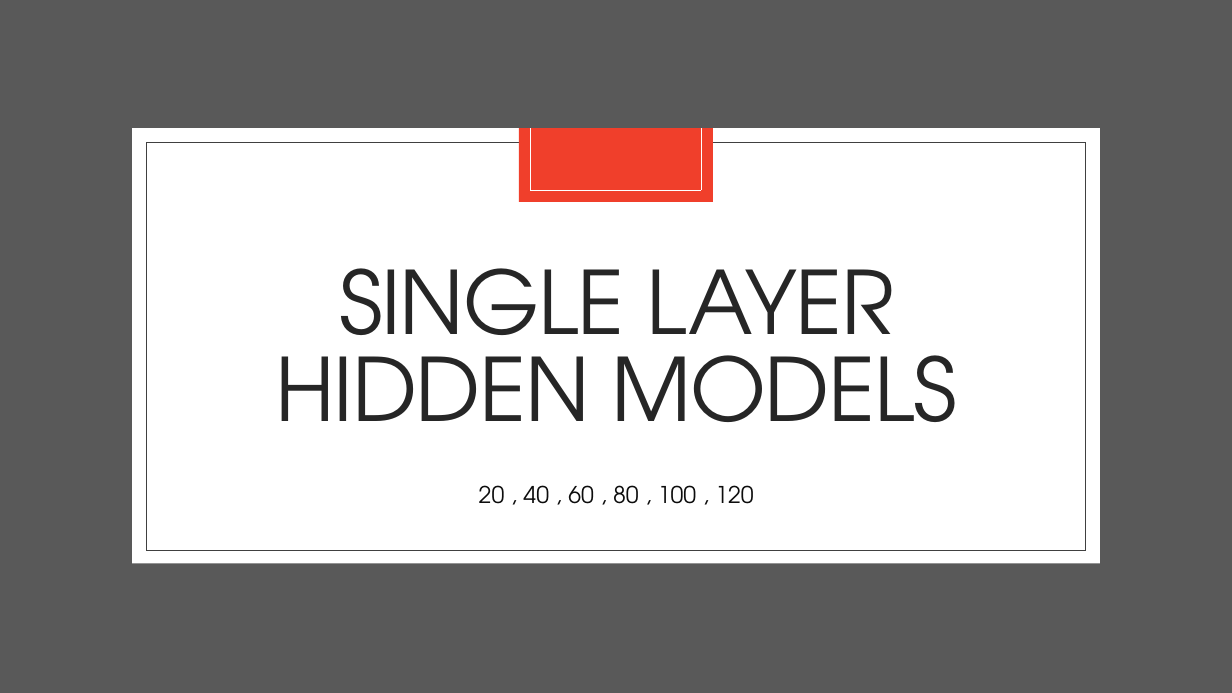
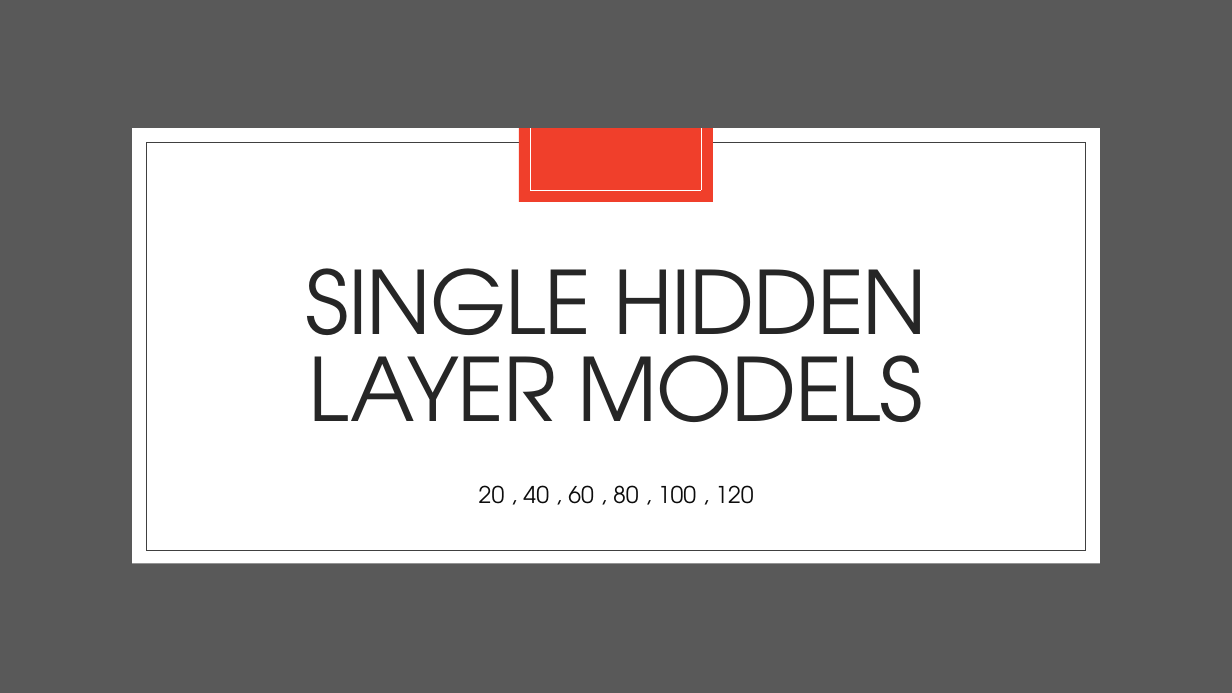
Before and after one commit to landonbuell/Convolutional-Neural-Networks, a slide deck: slide 16 of Presentations/14_04_2020/Modeling Attack Functions.pptx (slide 15 before the commit). Drawn at 1232x693 pixels with LibreOffice and Linux fonts; fonts in the diff are those of the drawing. Boxes give left, top, right and bottom in pixels: in the first picture for what was removed or moved away, otherwise in the second. Text is boxed around its words. In the diff, an @@ line names an element or a change of style, - is before the commit and + after.

```diff
--- a/Presentations/14_04_2020/Modeling Attack Functions.pptx
+++ b/Presentations/14_04_2020/Modeling Attack Functions.pptx
@@ title at bbox=[306, 268, 927, 422]: text changed @@
-SINGLE LAYER HIDDEN MODELS
+SINGLE HIDDEN LAYER MODELS
```
Also in this commit, not shown: 6 other slides changed, 1 slide added, 1 other file.
